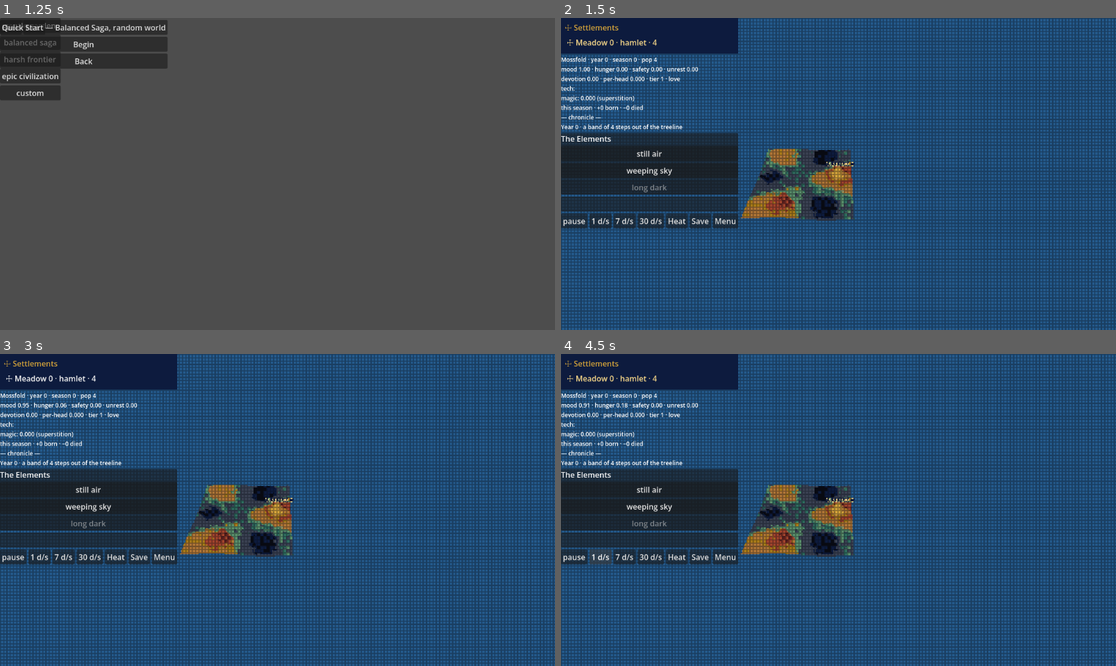
Above: before the commit, frames 1-4 (two rows, left to right).
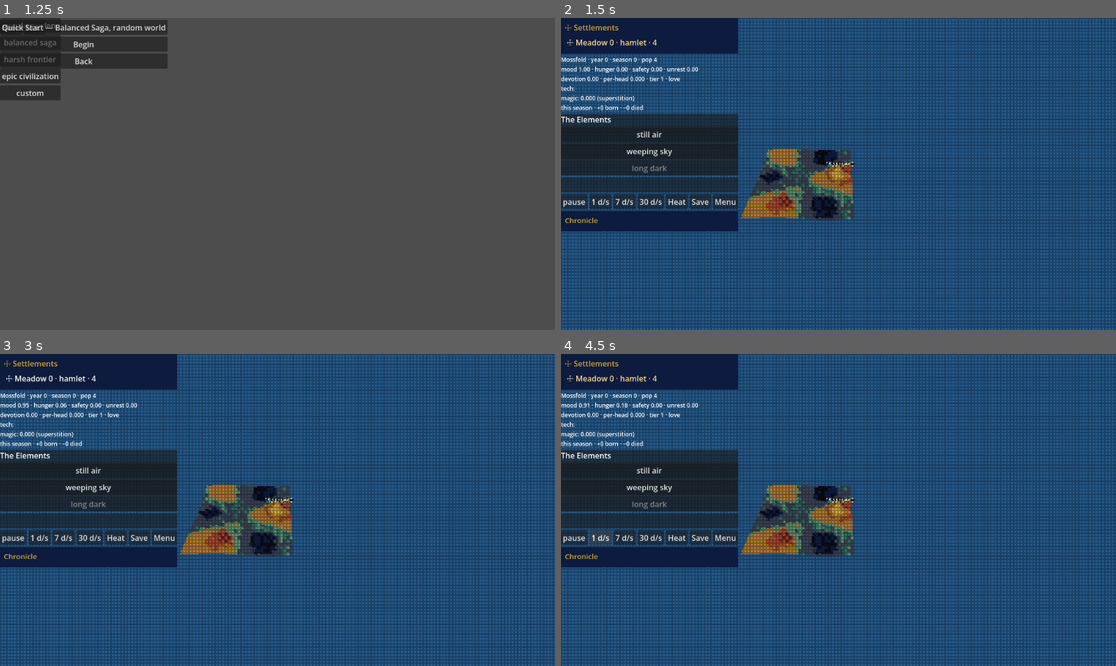
Above: after the commit, the same moments.

Repository: khuzul2/gnome-colony
Game: Godot game, scene res://presentation/main.tscn
Two runs of this game, one before a commit and one after it. Both use one fixed random seed, a clock stepped at 60 frames per second and the inputs below.
Inputs:
- Up to frame 1 (1.25 s): click "New Game" at 0.5 s
- Up to frame 2 (1.5 s): click "Quick Start — Balanced Saga, …" at 1.25 s
- Up to frame 3 (3 s): click "still air" at 2 s; click "☩ Meadow 0 · hamlet · 4" at 2.75 s
- Up to frame 4 (4.5 s): click "weeping sky" at 3.5 s; click "1 d/s" at 4.25 s

Frame 1 is identical in both runs. In frame 2, 5.1% of the frame differs, in the area x 0-32%, y 30-69%; in frame 3, 5.1%; in frame 4, 5.2%.

Commit message:
R6.4: living chronicle feed — follow the colony's story
A Ravenna-skinned feed panel of the last 8 diegetic story beats — foundings,
structures raised, tiers crossed, discoveries, wars, schisms, and landed
acts/omens — newest at the bottom, older lines fading. The feed OWNS its EventBus
subscription (connect in _ready, disconnect in _exit_tree) so it stops listening
when the run is torn down — no stale push() onto a freed feed after a menu-out
(reviewer MAJOR; discriminating teardown test proves it).

De-clutters the HUD: removes the readout's inline acts/chronicle text dump and the
_feed/_push_feed machinery; discoveries now flow via EventBus.discovery_made only
(the old report loop double-reported). Births/deaths stay in the R6.3 life pulse,
out of the feed, so frequent births don't flood the story beats [leg §L-hud].

test_chronicle_feed.gd (new): push/cap/order, founding+tier wiring, landed act via
a real cast, teardown disconnect. Lint clean.

Co-Authored-By: Claude Opus 4.8 <noreply@anthropic.com>

Diff:
--- a/presentation/shell/run_view.gd
+++ b/presentation/shell/run_view.gd
@@ -9,7 +9,7 @@
 ## GameRun.cast with the AftermathPanel's page opened on the act, the
 ## AmbienceDirector keeps its diegetic params, and the HUD carries the
 ## slice's readout, speed buttons, Save and Menu. Pacing numbers
-## (speeds, steps/frame, feed cap) and the scatter angle/step are the
+## (speeds, steps/frame) and the scatter angle/step are the
 ## slice's presentation numbers promoted verbatim; SCATTER_BASE/SCALE
 ## re-derive its pixel ring for 3D km-space (render-only placement).
 ## The readout also carries the run's civilization truth [T22.4]:
@@ -43,7 +43,6 @@
 ## Slice presentation numbers, promoted verbatim.
 const SPEEDS := [["pause", 0.0], ["1 d/s", 1.0], ["7 d/s", 7.0], ["30 d/s", 30.0]]
 const MAX_STEPS_PER_FRAME := 60
-const FEED_CAP := 8
 const SCATTER_ANGLE := 2.399
 ## Scatter ring in world km (render-only placement around a basin).
 const SCATTER_BASE := 0.15
@@ -111,6 +110,8 @@
 var heatmap_overlay: HeatmapOverlay
 ## R6.2 [leg §L-hud] — the settlement roster (how many colonies, where, what tier).
 var settlement_roster: SettlementRoster
+## R6.4 [leg §L-hud] — the living chronicle feed (recent story beats).
+var chronicle_feed: ChronicleFeed
 var ambience: AmbienceDirector
 var hud: Control
 var place_positions := {}
@@ -131,7 +132,6 @@
 ## Each puppet's last ACCEPTED place, to detect basin crossings; a
 ## refused crossing keeps the old place so next day re-checks the road.
 var _last_place := {}
-var _feed: Array = []
 var _hud_label: Label
 ## R1.6 — place → its belief-tag medallion node (gold blessed / red cursed).
 var _motifs := {}
@@ -223,13 +223,11 @@
 
 
 func _exit_tree() -> void:
-	# The pulse listens on the global EventBus; drop the wiring when the run is
-	# torn down so a rebuilt RunView never double-counts (defensive — one run lives
-	# at a time today).
-	if EventBus.born.is_connected(_on_born):
-		EventBus.born.disconnect(_on_born)
-	if EventBus.gnome_died.is_connected(_on_died):
-		EventBus.gnome_died.disconnect(_on_died)
+	# Drop the life-pulse subscriptions when the run is torn down so a rebuilt
+	# RunView never double-counts (the chronicle feed disconnects its own wiring).
+	for pair in [[EventBus.born, _on_born], [EventBus.gnome_died, _on_died]]:
+		if pair[0].is_connected(pair[1]):
+			pair[0].disconnect(pair[1])
 
 
 ## The mosaic pixel stage [R1.2]: a low-res SubViewport (its own World3D)
@@ -506,8 +504,7 @@
 		var year_wrapped: bool = run.runner.time.season() == 0
 		if mode == "season" or (mode == "year" and year_wrapped):
 			save_requested.emit("auto")
-	for id in report["discovered"]:
-		_push_feed("💡 discovered: %s" % id)
+	# Discoveries reach the chronicle feed via EventBus.discovery_made (R6.4).
 	influence_panel.refresh(run.runner.colony)
 	_refresh_puppets()
 	_refresh_motifs()
@@ -576,9 +573,9 @@
 
 func _on_cast_requested(act_id: String, target: String, _selection: Dictionary) -> void:
 	aftermath.begin(act_id)
-	var stimuli := run.cast(act_id, target)
-	for stim in stimuli:
-		_push_feed("· %s at %s (intensity %.2f)" % [stim["type"], stim["place"], stim["intensity"]])
+	# The landed stimuli reach the chronicle feed via EventBus.phenomenon (R6.4);
+	# the diegetic story-beat channel, not a re-summary of the request (T14.4).
+	run.cast(act_id, target)
 	influence_panel.refresh(run.runner.colony)
 	_refresh_hud()
 
@@ -796,12 +793,6 @@
 	# height — so amplified terrain (R5.1) neither buries nor floats it.
 	spot.y = world_view.height_at(Vector2(spot.x, spot.z))
 	return spot
-
-
-func _push_feed(line: String) -> void:
-	_feed.append(line)
-	while _feed.size() > FEED_CAP:
-		_feed.pop_front()
 
 
 func _build_hud() -> void:
@@ -849,6 +840,12 @@
 	menu_button.text = "Menu"
 	menu_button.pressed.connect(func() -> void: menu_requested.emit())
 	controls.add_child(menu_button)
+	# R6.4 [leg §L-hud]: the living chronicle closes the HUD (recent story beats).
+	# It owns its EventBus subscription and disconnects itself on teardown; we only
+	# feed it the sid → place names so events can name their settlement.
+	chronicle_feed = ChronicleFeed.new()
+	chronicle_feed.place_of = sid_places
+	hud.add_child(chronicle_feed)
 
 
 ## The slice's readout, promoted: the state a god actually watches.
@@ -926,13 +923,9 @@
 		)
 	elif colony.unrest >= UNREST_WARN:
 		lines.append("⚠ unrest nears the fracture line (%.1f)" % Devotion.FRACTURE_LINE)
-	if not _feed.is_empty():
-		lines.append("— acts & signs —")
-		lines.append_array(_feed)
-	lines.append("— chronicle —")
-	var chronicle := run.runner.chronicle
-	lines.append_array(chronicle.slice(maxi(0, chronicle.size() - 5)))
 	_hud_label.text = "\n".join(PackedStringArray(lines))
-	# R6.2/R6.3 [leg §L-hud]: keep the roster + locators in step with the fold.
+	# R6.2/R6.3 [leg §L-hud]: keep the roster + locators in step with the fold. The
+	# recent story beats (acts, buildings, tiers, wars) live in the chronicle feed
+	# (R6.4), which subscribes to the events directly — no longer dumped here.
 	settlement_roster.refresh(_roster_rows())
 	_refresh_locators()
--- /dev/null
+++ b/presentation/ui/hud/chronicle_feed.gd
@@ -0,0 +1,139 @@
+class_name ChronicleFeed
+extends PanelContainer
+## R6.4 [leg §L-hud] — the living chronicle: a small scrolling panel of the last
+## few diegetic events so the player can FOLLOW the colony's story — settlements
+## founded, structures raised, tiers crossed, discoveries, wars, schisms, and the
+## acts/omens that land. Newest at the bottom; older lines fade. Births/deaths are
+## the life pulse's job (R6.3), so they stay out of this feed to keep the story
+## beats legible.
+##
+## The feed owns its EventBus subscription (connected in _ready, dropped in
+## _exit_tree) so when the run is torn down it stops listening — the callables
+## target THIS node, so there is no stale-push onto a freed feed. RunView only
+## feeds it `place_of` (sid → place id) so events can name their settlement.
+
+const MAX_LINES := 8  ## CHRONICLE_LINES [leg §L-hud]
+const FADE_STEP := 0.11  ## each older line dims by this
+const FADE_FLOOR := 0.35
+
+## The lines shown, oldest first / newest last — the test-facing view.
+var lines: Array[String] = []
+## sid → place id, set by RunView so the feed can name settlements.
+var place_of: Dictionary = {}
+
+var _rows: VBoxContainer
+
+
+func _init() -> void:
+	name = "chronicle_feed"
+	var style := StyleBoxFlat.new()
+	style.bg_color = Palette.COLORS[Palette.NIGHT_LAPIS]
+	style.set_content_margin_all(8.0)
+	add_theme_stylebox_override("panel", style)
+	var box := VBoxContainer.new()
+	add_child(box)
+	var title := Label.new()
+	title.text = "Chronicle"
+	title.add_theme_font_size_override("font_size", 15)
+	title.add_theme_color_override("font_color", Palette.COLORS[Palette.GOLD])
+	box.add_child(title)
+	_rows = VBoxContainer.new()
+	_rows.name = "rows"
+	box.add_child(_rows)
+
+
+func _ready() -> void:
+	for pair in _signals():
+		pair[0].connect(pair[1])
+
+
+func _exit_tree() -> void:
+	for pair in _signals():
+		if pair[0].is_connected(pair[1]):
+			pair[0].disconnect(pair[1])
+
+
+## The (signal, handler) pairs the feed listens on. Named handlers so _exit_tree
+## can disconnect them by reference when the run is torn down.
+func _signals() -> Array:
+	return [
+		[EventBus.settlement_founded, _on_founded],
+		[EventBus.structure_built, _on_built],
+		[EventBus.settlement_tier_changed, _on_tier],
+		[EventBus.discovery_made, _on_discovery],
+		[EventBus.war_waged, _on_war],
+		[EventBus.schism_split, _on_schism],
+		[EventBus.phenomenon, _on_phenomenon],
+	]
+
+
+## Append one diegetic line; the oldest scroll off past MAX_LINES.
+func push(line: String) -> void:
+	lines.append(line)
+	while lines.size() > MAX_LINES:
+		lines.pop_front()
+	_render()
+
+
+func _render() -> void:
+	for child in _rows.get_children():
+		_rows.remove_child(child)
+		child.free()
+	var count := lines.size()
+	for i in count:
+		var label := Label.new()
+		label.text = lines[i]
+		# Oldest (top) dimmest, newest (bottom) full — a gentle fade into memory.
+		var tint: Color = Palette.COLORS[Palette.BONE_WHITE]
+		tint.a = clampf(1.0 - FADE_STEP * (count - 1 - i), FADE_FLOOR, 1.0)
+		label.add_theme_color_override("font_color", tint)
+		label.add_theme_font_size_override("font_size", 14)
+		_rows.add_child(label)
+
+
+func _pretty(place_id: String) -> String:
+	return place_id.capitalize()
+
+
+func _place_name(sid: int) -> String:
+	return _pretty(place_of.get(sid, "settlement_%d" % sid))
+
+
+func _on_founded(p: Dictionary) -> void:
+	push("a colony rises at %s" % _pretty(p.get("place", "the frontier")))
+
+
+func _on_built(p: Dictionary) -> void:
+	push("a %s rose at %s" % [p.get("building", "structure"), _place_name(p.get("sid", -1))])
+
+
+func _on_tier(p: Dictionary) -> void:
+	push(
+		(
+			"%s grew to a %s"
+			% [
+				_place_name(p.get("sid", -1)),
+				SettlementRoster.TIER_NAMES.get(p.get("to", -1), "settlement")
+			]
+		)
+	)
+
+
+func _on_discovery(p: Dictionary) -> void:
+	push("%s was discovered" % p.get("id", "a craft"))
+
+
+func _on_war(p: Dictionary) -> void:
+	push(
+		"war — %s falls to %s" % [_place_name(p.get("loser", -1)), _place_name(p.get("winner", -1))]
+	)
+
+
+func _on_schism(p: Dictionary) -> void:
+	push("a schism splinters %s" % _place_name(p.get("from", -1)))
+
+
+func _on_phenomenon(p: Dictionary) -> void:
+	push(
+		"%s at %s" % [str(p.get("type", "an omen")).replace("_", " "), _pretty(p.get("place", ""))]
+	)
--- /dev/null
+++ b/test/test_chronicle_feed.gd
@@ -0,0 +1,101 @@
+extends GutTest
+
+## R6.4 [leg §L-hud] — the living chronicle feed: recent diegetic story beats so
+## the player can FOLLOW the colony's evolution. The panel is a dumb renderer
+## (push/cap/order); RunView subscribes to the story-beat EventBus signals and the
+## landed phenomena and pushes formatted lines.
+
+var _runs: Array = []
+
+
+func after_each() -> void:
+	for run in _runs:
+		run.shutdown()
+	_runs.clear()
+
+
+func _feed() -> ChronicleFeed:
+	var f := ChronicleFeed.new()
+	add_child_autofree(f)
+	return f
+
+
+func _view(seed_value := 1811) -> RunView:
+	Rng.seed_with(seed_value)
+	var cfg := WorldConfig.new()
+	cfg.seed = seed_value
+	cfg.normalize()
+	var run := GameRun.new_game(cfg)
+	_runs.append(run)
+	var view := RunView.new()
+	view.run = run
+	view.settings = GameSettings.new()
+	add_child_autofree(view)
+	return view
+
+
+# --- the panel (dumb renderer) ----------------------------------------------
+
+
+func test_push_keeps_arrival_order_newest_last():
+	var f := _feed()
+	f.push("first")
+	f.push("second")
+	assert_eq(f.lines, ["first", "second"] as Array[String], "arrival order, newest last")
+
+
+func test_caps_at_max_lines_dropping_the_oldest():
+	var f := _feed()
+	for i in ChronicleFeed.MAX_LINES + 3:
+		f.push("event %d" % i)
+	assert_eq(f.lines.size(), ChronicleFeed.MAX_LINES, "capped at MAX_LINES")
+	assert_eq(f.lines[0], "event 3", "the oldest scrolled off")
+	assert_eq(f.lines[-1], "event %d" % (ChronicleFeed.MAX_LINES + 2), "the newest is kept")
+
+
+# --- RunView feeds it from the world ----------------------------------------
+
+
+func test_a_founding_reaches_the_feed_named():
+	var view := _view()
+	var before := view.chronicle_feed.lines.size()
+	EventBus.settlement_founded.emit({"sid": 5, "place": "ochre_5", "day": 1})
+	assert_eq(view.chronicle_feed.lines.size(), before + 1, "the founding is chronicled")
+	assert_true("Ochre 5" in view.chronicle_feed.lines[-1], "…and names the place")
+
+
+func test_a_tier_crossing_reaches_the_feed():
+	var view := _view()
+	EventBus.settlement_tier_changed.emit(
+		{"sid": GameRun.HOME_SID, "from": 0, "to": Enums.SettlementTier.VILLAGE}
+	)
+	assert_true("village" in view.chronicle_feed.lines[-1], "the tier crossing is chronicled")
+
+
+func test_a_landed_act_reaches_the_feed():
+	# End-to-end: a real cast fires EventBus.phenomenon through the pipeline (valid
+	# payloads), and the feed captures the landed omen.
+	var view := _view()
+	view.set_speed(0.0)
+	var before := view.chronicle_feed.lines.size()
+	assert_true(view.influence_panel.arm("still_air"))
+	view.select_place(view.run.home)
+	assert_gt(view.chronicle_feed.lines.size(), before, "a landed act is chronicled")
+
+
+func test_teardown_drops_the_eventbus_wiring():
+	# [R6.4 review] The feed subscribes to the global EventBus; tearing the run down
+	# (menu-out / new game) must disconnect it, or a later event would push() onto a
+	# freed feed. Removing the view from the tree fires _exit_tree on it AND its feed.
+	var view := _view()
+	var feed := view.chronicle_feed
+	assert_true(
+		EventBus.phenomenon.is_connected(feed._on_phenomenon), "the feed is wired while live"
+	)
+	assert_true(EventBus.settlement_founded.is_connected(feed._on_founded), "…all signals")
+	remove_child(view)  # fires _exit_tree on the subtree; GUT still frees it at test end
+	assert_false(
+		EventBus.phenomenon.is_connected(feed._on_phenomenon), "the feed unwires on teardown"
+	)
+	assert_false(EventBus.settlement_founded.is_connected(feed._on_founded), "…all of them")
+	assert_false(EventBus.born.is_connected(view._on_born), "the life-pulse wiring too")
Not shown, added: presentation/ui/hud/chronicle_feed.gd.uid
Not shown, added: test/test_chronicle_feed.gd.uid
Not shown, changed: PROGRESS.md
